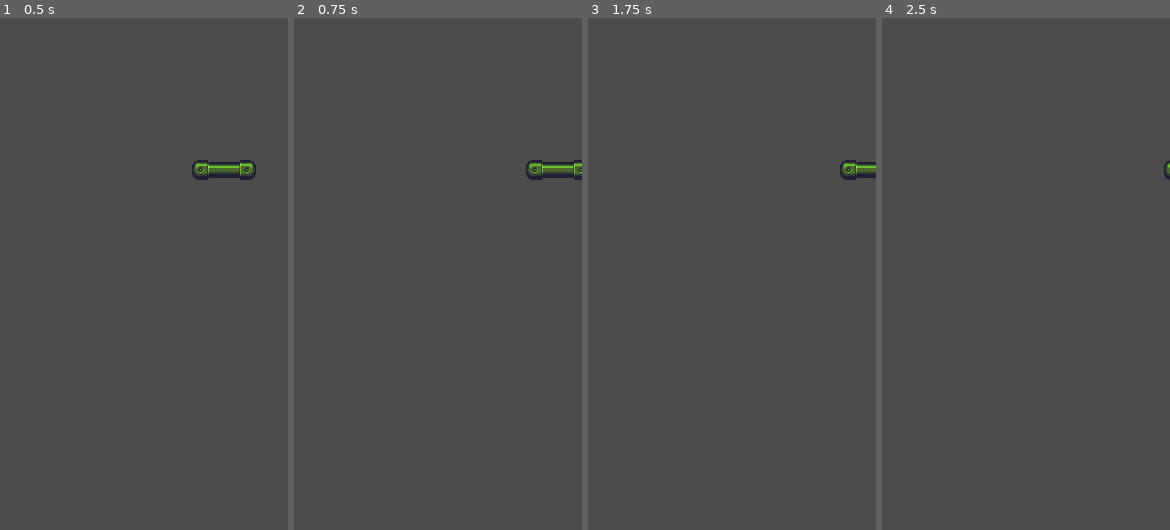
Above: before the commit, frames 1-4 (left to right).
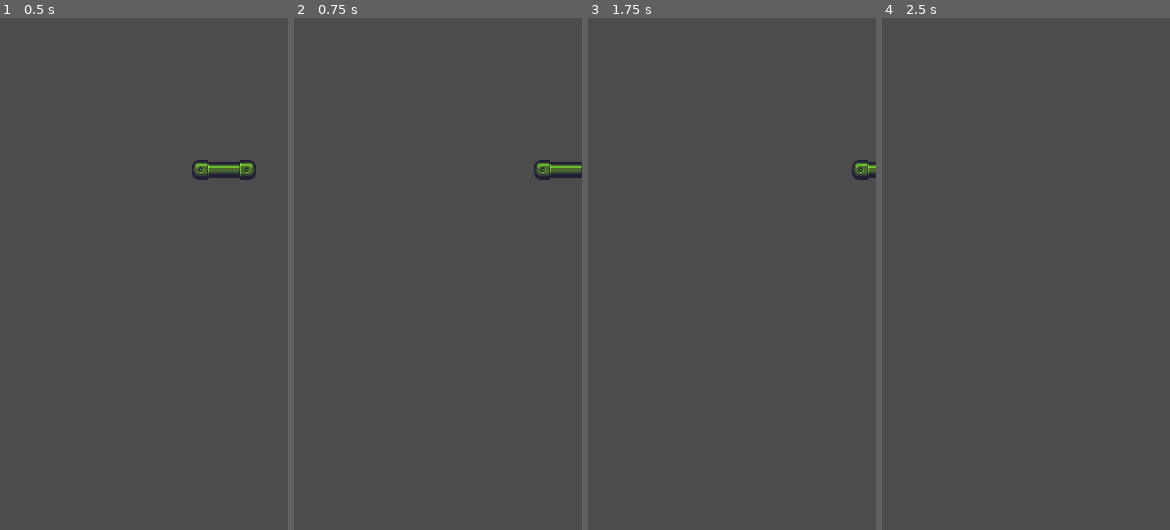
Above: after the commit, the same moments.

Repository: gus0117/godot-arcanoid
Game: Godot game, scene res://Player/Player.tscn
Two runs of this game, one before a commit and one after it. Both use one fixed random seed, a clock stepped at 60 frames per second and the inputs below. The project has no main scene, so this scene is started directly.
Inputs:
- Up to frame 1 (0.5 s): no input
- Up to frame 2 (0.75 s): tap Enter (ui_accept) at 0.5 s; hold D (ui_right) from 0.53 s (still down)
- Up to frame 3 (1.75 s): tap Enter (ui_accept) at 0.77, 1.25, 1.52 s; release D (ui_right) at 1.28 s; hold A (ui_left) from 1.28 s (still down)
- Up to frame 4 (2.5 s): release A (ui_left) at 2.03 s; hold D (ui_right) from 2.03 s (still down)

Frame 1 is identical in both runs. In frame 2, 0.3% of the frame differs, in the area x 80-100%, y 27-32%; in frame 3, 0.3%; in frame 4, less than 0.1%.

Commit message:
Added Ball scene and borders

Diff:
--- /dev/null
+++ b/Ball/Ball.gd
@@ -0,0 +1,16 @@
+extends RigidBody2D
+
+
+# Declare member variables here. Examples:
+# var a = 2
+# var b = "text"
+
+
+# Called when the node enters the scene tree for the first time.
+func _ready():
+	pass # Replace with function body.
+
+
+# Called every frame. 'delta' is the elapsed time since the previous frame.
+#func _process(delta):
+#	pass
--- /dev/null
+++ b/Ball/Ball.tscn
@@ -0,0 +1,16 @@
+[gd_scene load_steps=4 format=2]
+
+[ext_resource path="res://Ball/bola2-b.png" type="Texture" id=1]
+[ext_resource path="res://Ball/Ball.gd" type="Script" id=2]
+
+[sub_resource type="CircleShape2D" id=1]
+radius = 8.0
+
+[node name="Ball" type="RigidBody2D"]
+script = ExtResource( 2 )
+
+[node name="ball_spr" type="Sprite" parent="."]
+texture = ExtResource( 1 )
+
+[node name="ball_collider" type="CollisionShape2D" parent="."]
+shape = SubResource( 1 )
--- a/Player/Player.gd
+++ b/Player/Player.gd
@@ -15,6 +15,6 @@
 # Called every frame. 'delta' is the elapsed time since the previous frame.
 func _physics_process(delta):
 	if Input.is_action_pressed("ui_left"):
-		position.x -= speed * delta
+		move_and_collide(Vector2(-speed, 0))
 	if Input.is_action_pressed("ui_right"):
-		position.x += speed * delta
+		move_and_collide(Vector2(speed, 0))
--- a/Player/Player.tscn
+++ b/Player/Player.tscn
@@ -12,7 +12,6 @@
 __meta__ = {
 "_edit_group_": true
 }
-speed = 200
 
 [node name="spr_player" type="Sprite" parent="."]
 texture = ExtResource( 1 )
--- /dev/null
+++ b/enviroment/Borders.tscn
@@ -0,0 +1,40 @@
+[gd_scene load_steps=4 format=2]
+
+[sub_resource type="RectangleShape2D" id=1]
+extents = Vector2( 1, 1 )
+
+[sub_resource type="RectangleShape2D" id=2]
+extents = Vector2( 1, 1 )
+
+[sub_resource type="RectangleShape2D" id=3]
+extents = Vector2( 1, 1 )
+
+[node name="Borders" type="Node2D"]
+
+[node name="left_border" type="StaticBody2D" parent="."]
+
+[node name="left_collider" type="CollisionShape2D" parent="left_border"]
+position = Vector2( -4, 256 )
+scale = Vector2( 4, 256 )
+shape = SubResource( 1 )
+
+[node name="right_border" type="StaticBody2D" parent="."]
+
+[node name="right_collider" type="CollisionShape2D" parent="right_border"]
+position = Vector2( 292, 256 )
+scale = Vector2( 4, 256 )
+shape = SubResource( 2 )
+
+[node name="top_border" type="StaticBody2D" parent="."]
+
+[node name="top_collider" type="CollisionShape2D" parent="top_border"]
+position = Vector2( 144, -4 )
+scale = Vector2( 144, 4 )
+shape = SubResource( 3 )
+
+[node name="bot_border" type="StaticBody2D" parent="."]
+
+[node name="bot_collider" type="CollisionShape2D" parent="bot_border"]
+position = Vector2( 144, 580 )
+scale = Vector2( 144, 4 )
+shape = SubResource( 3 )
Binary file added: Ball/bola2-b.png
Not shown, added: Ball/bola2-b.png.import
Binary file added: enviroment/background.png
Not shown, added: enviroment/background.png.import
